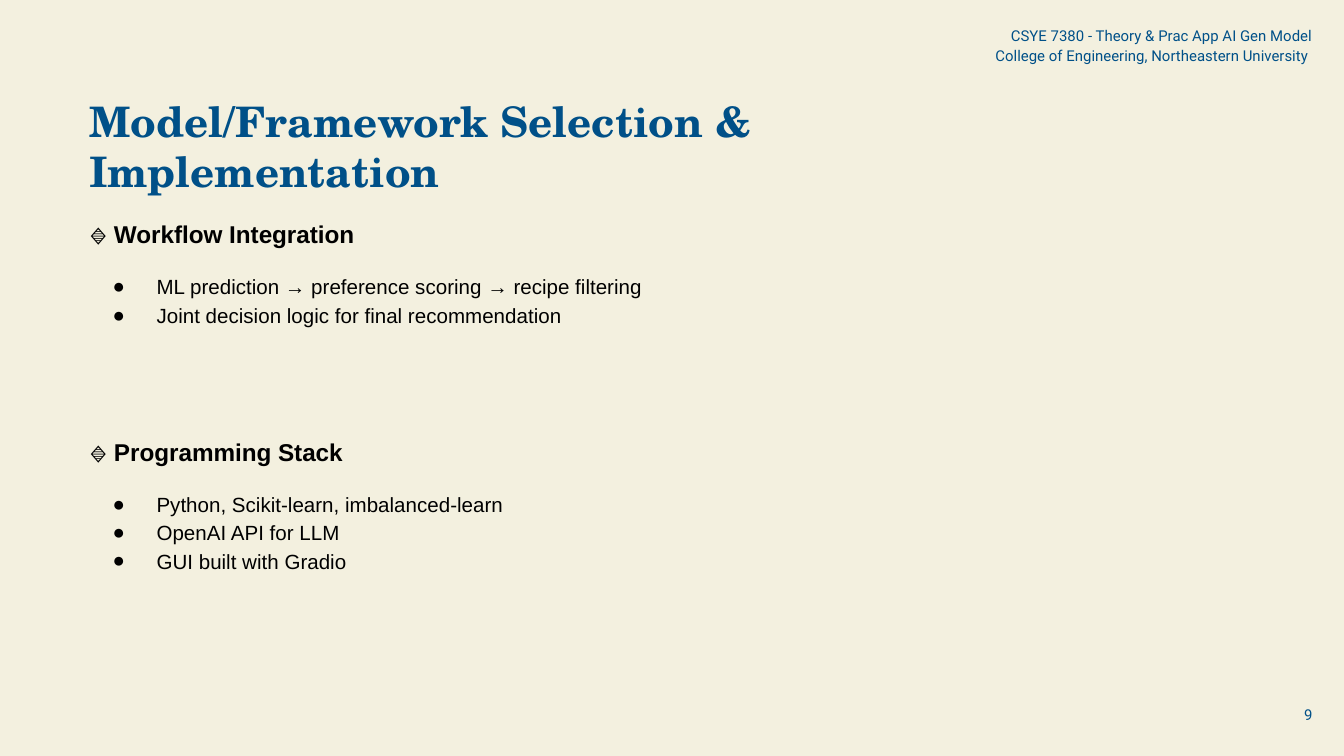
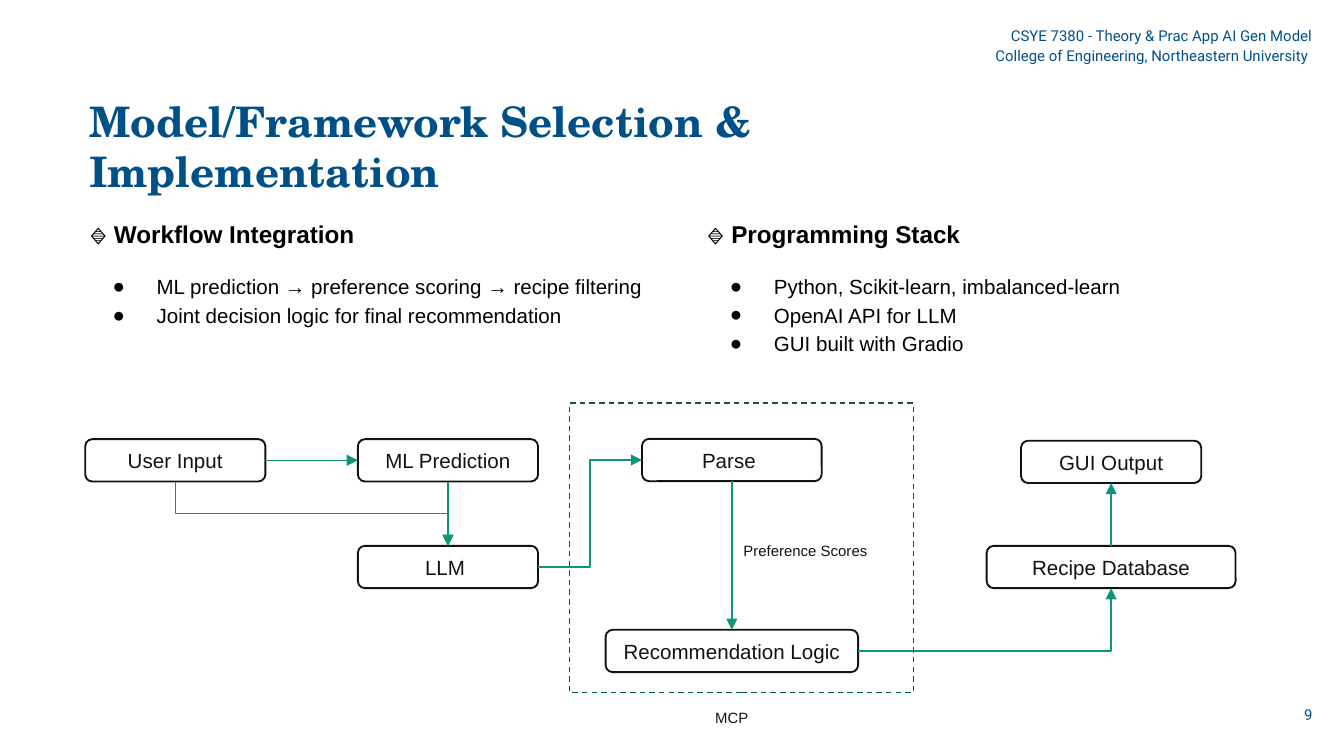
Before and after one commit to yiwenkang0128/Nutritional_Bot, a slide deck: slide 9 of 7380 Slides.pptx. Drawn at 1344x756 pixels with LibreOffice and Linux fonts; fonts in the diff are those of the drawing. Boxes give left, top, right and bottom in pixels: in the first picture for what was removed or moved away, otherwise in the second. Text is boxed around its words. In the diff, an @@ line names an element or a change of style, - is before the commit and + after.

```diff
--- a/7380 Slides.pptx
+++ b/7380 Slides.pptx
@@ background #F3F0DF to #FFFFFF @@
@@ text added at bbox=[731, 225, 1120, 352], 11 pt, text #000000 @@
+🔹 Programming Stack
+● Python, Scikit-learn, imbalanced-learn
+● OpenAI API for LLM
+● GUI built with Gradio
@@ rectangle added at bbox=[570, 403, 914, 692], outline #075946 0.75 pt dashed @@
@@ rounded rectangle added at bbox=[85, 439, 265, 481], outline #121212 1 pt, 11 pt, text #121212 @@
+User Input
@@ text at bbox=[114, 443, 503, 570]: paragraphs removed @@
-🔹 Programming Stack
-● Python, Scikit-learn, imbalanced-learn
-● OpenAI API for LLM
-● GUI built with Gradio
@@ rounded rectangle added at bbox=[358, 439, 538, 481], outline #121212 1 pt, 11 pt, text #121212 @@
+ML Prediction
@@ rounded rectangle added at bbox=[642, 439, 823, 481], outline #121212 1 pt, 11 pt, text #121212 @@
+Parse
@@ rounded rectangle added at bbox=[1021, 441, 1202, 482], outline #121212 1 pt, 11 pt, text #121212 @@
+GUI Output
@@ elbow arrow added from (265, 461) to (358, 461), #0D9878 0.75 pt @@
@@ elbow arrow added from (538, 567) to (642, 460), #0D9878 0.75 pt @@
@@ elbow arrow added from (175, 481) to (448, 546), #0D9878 0.75 pt @@
@@ elbow arrow added from (448, 481) to (448, 546), #0D9878 0.75 pt @@
@@ arrow added from (732, 481) to (732, 630), #0D9878 0.75 pt @@
@@ arrow added from (1111, 546) to (1111, 482), #0D9878 0.75 pt @@
@@ rounded rectangle added at bbox=[358, 546, 538, 587], outline #121212 1 pt, 11 pt, text #121212 @@
+LLM
@@ text added at bbox=[743, 545, 868, 556], 8 pt, text #121212 @@
+Preference Scores
@@ rounded rectangle added at bbox=[986, 546, 1235, 587], outline #121212 1 pt, 11 pt, text #121212 @@
+Recipe Database
@@ elbow arrow added from (859, 650) to (1111, 589), #0D9878 0.75 pt @@
@@ rounded rectangle added at bbox=[606, 630, 859, 672], outline #121212 1 pt, 11 pt, text #121212 @@
+Recommendation Logic
@@ text added at bbox=[715, 712, 748, 723], 8 pt, text #121212 @@
+MCP
```
Also in this commit, not shown: 11 other slides changed, 6 other files.
